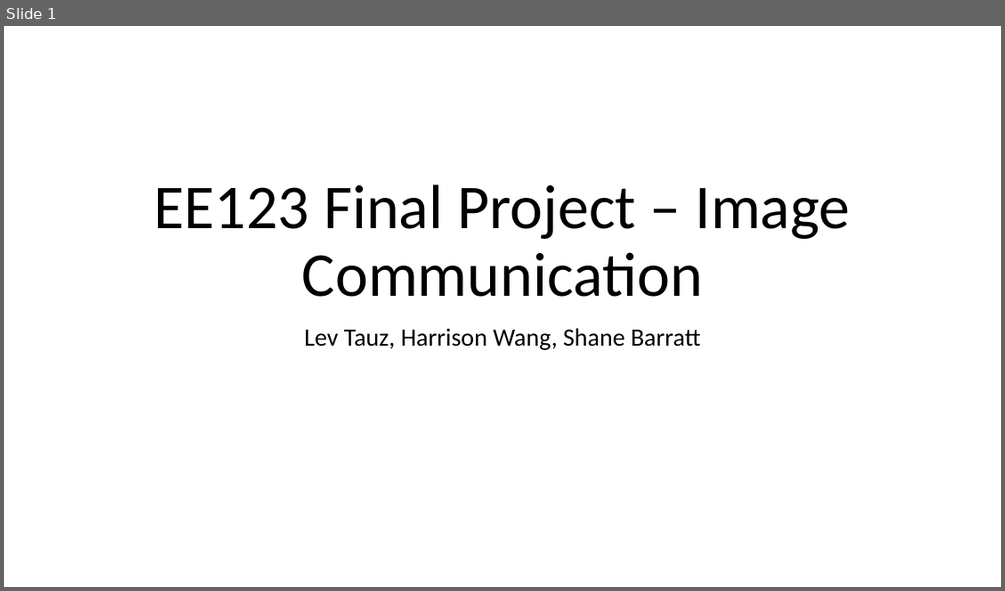
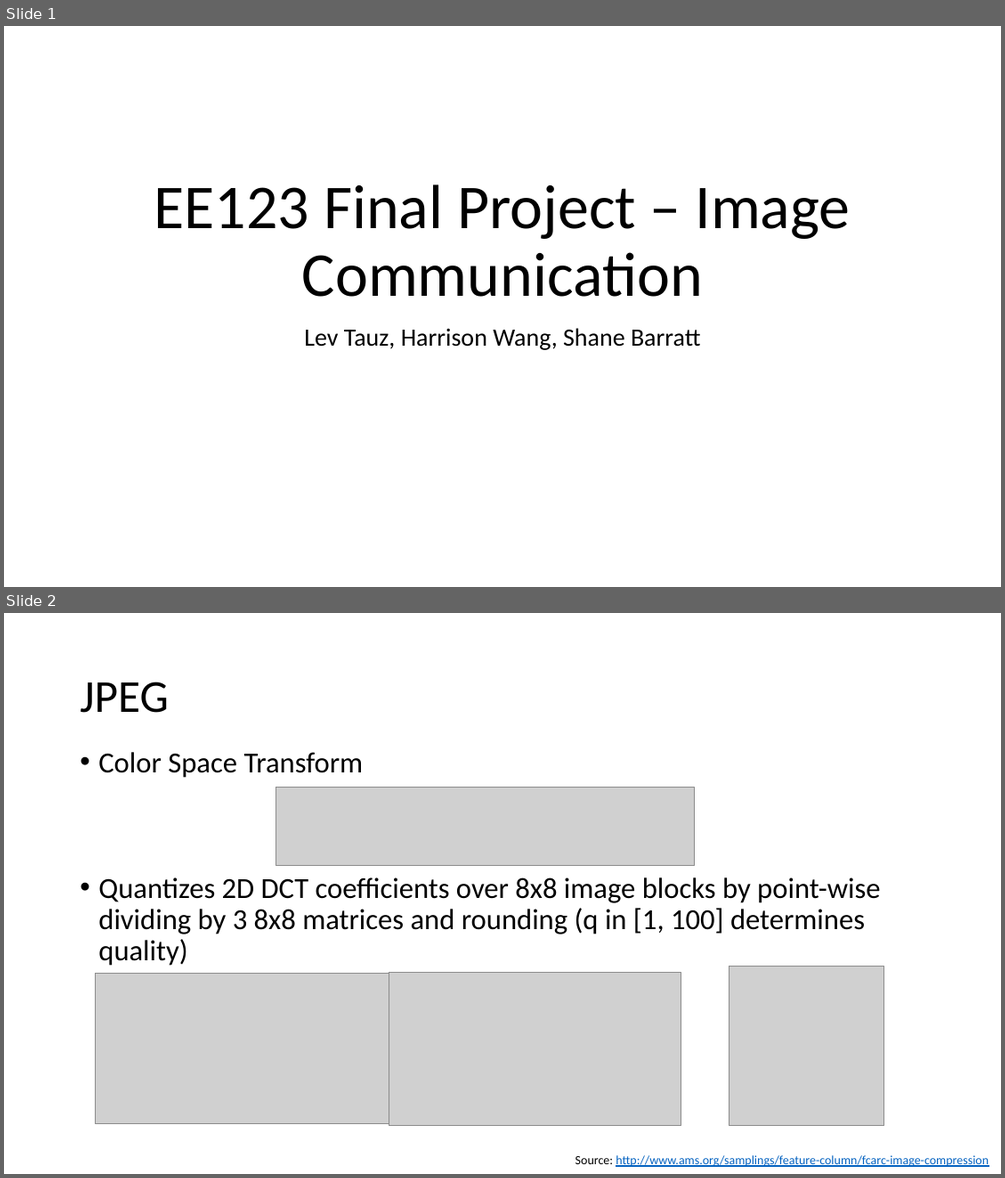
Before and after one commit to levtauz/Image_Project, a slide deck: docs/presentation.pptx. Shown one above the other, each under a label of ours: slide 1 before the commit, slides 1 and 2 after it. The pictures are 1005x591 and 1005x1178 pixels, drawn with LibreOffice and Linux fonts; fonts in the diff are those of the drawing; grey boxes stand for pictures. Boxes give left, top, right and bottom in pixels: in the first picture for what was removed or moved away, otherwise in the second. Text is boxed around its words. In the diff, an @@ line names an element or a change of style, - is before the commit and + after.

```diff
--- a/docs/presentation.pptx
+++ b/docs/presentation.pptx
@@ slide 2 added at <box>4,613,1001,1174</box>, background #FFFFFF @@
@@ title added at <box>80,682,169,713</box>, 44 pt, text #000000 @@
+JPEG
@@ text added at <box>98,752,880,965</box>, 28 pt, text #000000 @@
+• Color Space Transform
+• Quantizes 2D DCT coefficients over 8x8 image blocks by point-wise dividing by 3 8x8 matrices and rounding (q in [1, 100] determines quality)
@@ picture added at <box>275,787,695,865</box> @@
@@ picture added at <box>96,973,389,1123</box> @@
@@ picture added at <box>389,972,680,1126</box> @@
@@ picture added at <box>729,966,884,1126</box> @@
@@ text added at <box>575,1155,988,1167</box>, 12 pt, text #0563C1, underline @@
+Source: http://www.ams.org/samplings/feature-column/fcarc-image-compression
```
Also in this commit, not shown: 3 slides changed, 1 other slide added, 1 slide removed, 4 other files.
